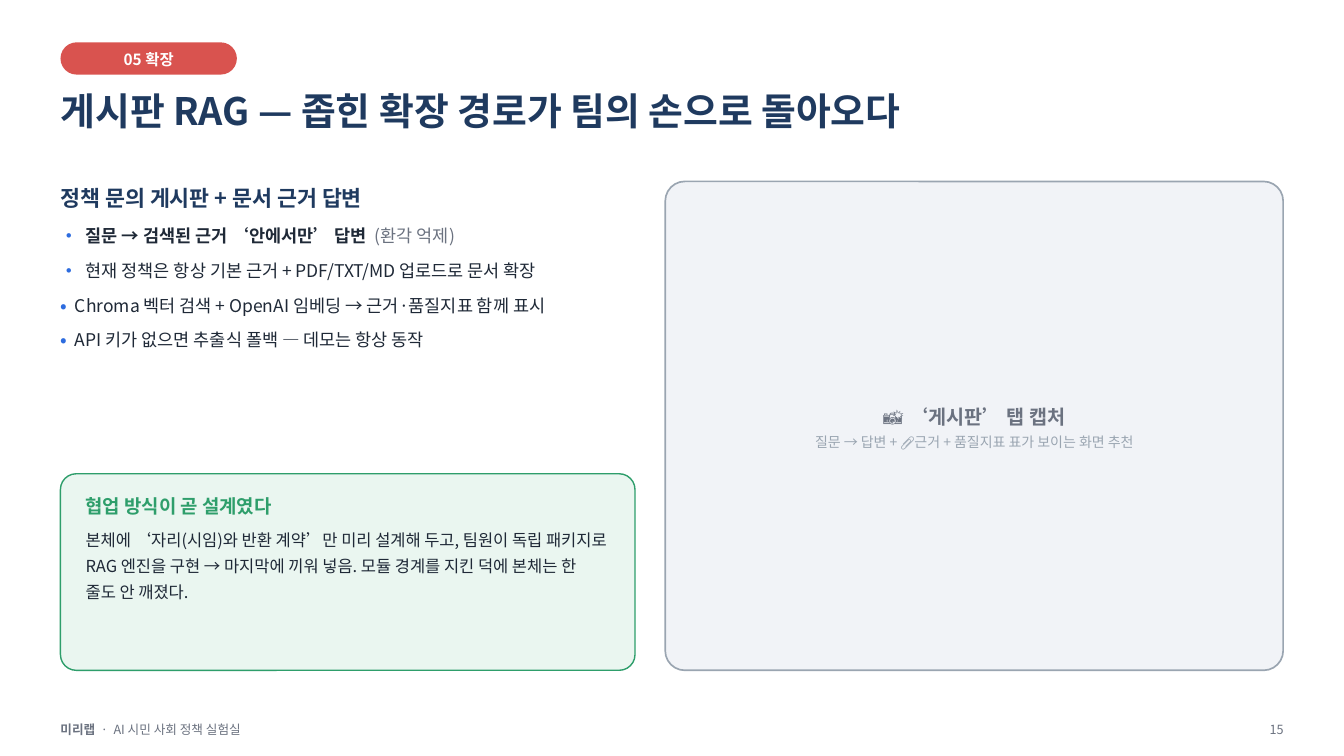
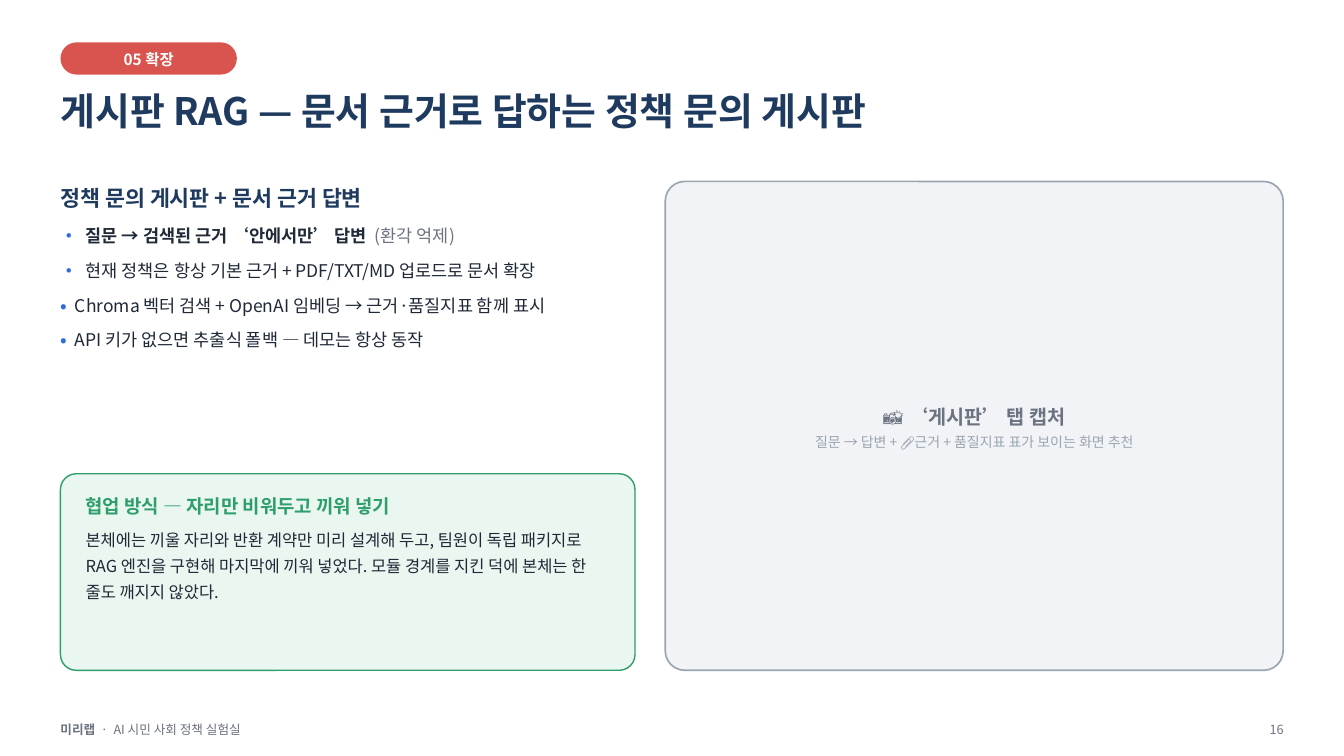
Before and after one commit to minoak/MiriLab_1, a slide deck: slide 16 of notebooks/미리랩_발표.pptx (slide 15 before the commit). Drawn at 1344x756 pixels with LibreOffice and Linux fonts; fonts in the diff are those of the drawing. Boxes give left, top, right and bottom in pixels: in the first picture for what was removed or moved away, otherwise in the second. Text is boxed around its words. In the diff, an @@ line names an element or a change of style, - is before the commit and + after.

```diff
--- a/notebooks/미리랩_발표.pptx
+++ b/notebooks/미리랩_발표.pptx
@@ text at bbox=[60, 93, 866, 129]: text changed @@
-게시판 RAG — 좁힌 확장 경로가 팀의 손으로 돌아오다
+게시판 RAG — 문서 근거로 답하는 정책 문의 게시판
@@ text at bbox=[86, 497, 586, 600]: text changed @@
-협업 방식이 곧 설계였다
-본체에 ‘자리(시임)와 반환 계약’만 미리 설계해 두고, 팀원이 독립 패키지로 RAG 엔진을 구현 → 마지막에 끼워 넣음. 모듈 경계를 지킨 덕에 본체는 한 줄도 안 깨졌다.
+협업 방식 — 자리만 비워두고 끼워 넣기
+본체에는 끼울 자리와 반환 계약만 미리 설계해 두고, 팀원이 독립 패키지로 RAG 엔진을 구현해 마지막에 끼워 넣었다. 모듈 경계를 지킨 덕에 본체는 한 줄도 깨지지 않았다.
```
Also in this commit, not shown: 15 other slides changed, 3 slides added, 2 slides removed, 59 other files.
